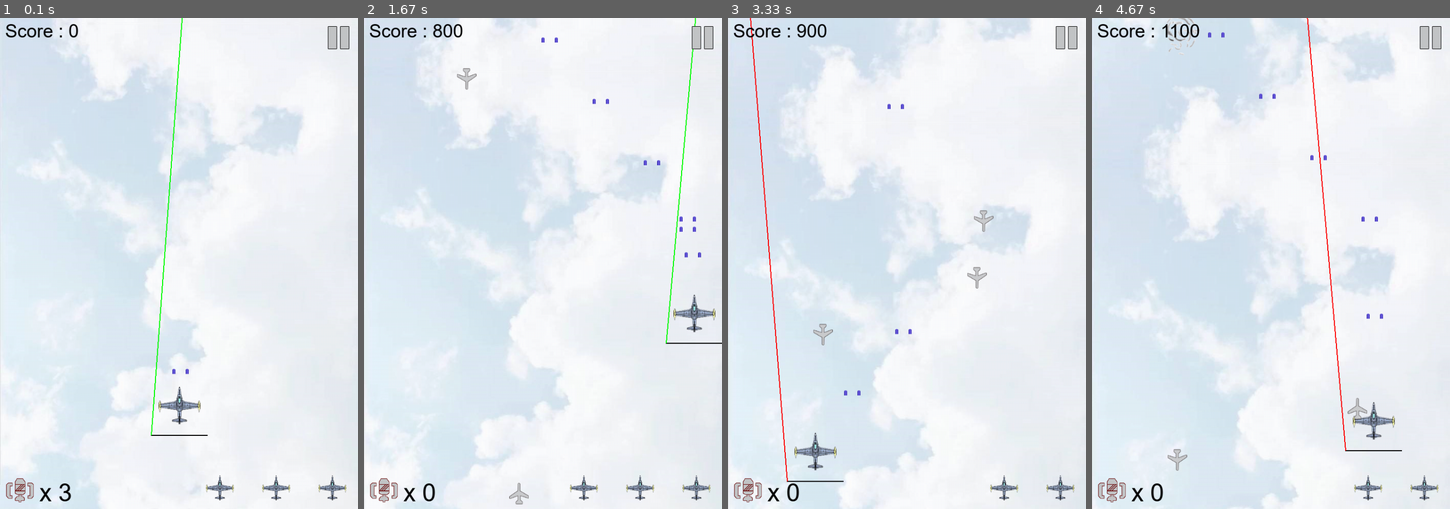
Above: before the commit, frames 1-4 (left to right).
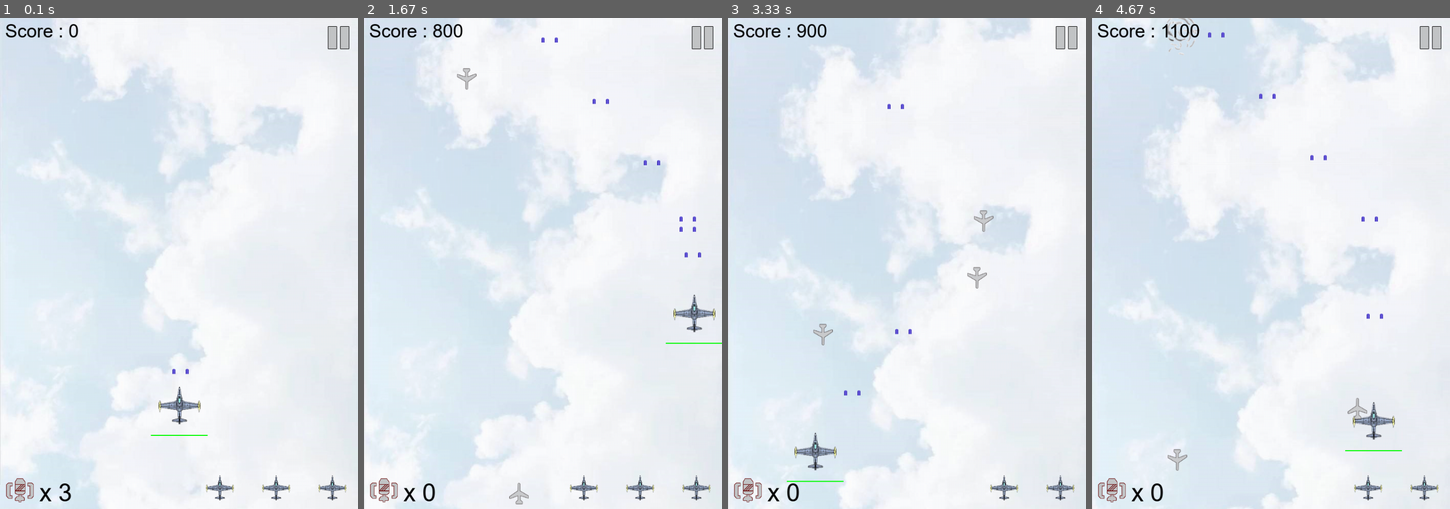
Above: after the commit, the same moments.

Repository: charlie-ccw/Pygame-project
Game: pygame game, started from main.py
Same seed, same stepped clock (60 frames per second), same inputs: the game is played once before the commit and once after it.
Inputs:
- Up to frame 1 (0.1 s): no input
- Up to frame 2 (1.67 s): tap Space at 0.33, 0.73, 1.03, 1.23, 1.57 s; hold D 0.67-1.13 s; hold W 1.17-1.47 s; hold D from 1.5 s (still down)
- Up to frame 3 (3.33 s): tap Space at 1.87, 2.07, 2.37, 2.63, 2.97, 3.27 s; release D at 1.97 s; hold A 2-2.53 s; hold S 2.57-2.87 s; hold A 2.9-3.3 s
- Up to frame 4 (4.67 s): hold W 3.33-3.7 s; tap Space at 3.4, 3.8, 4.1, 4.47 s; hold D 3.73-4.37 s; hold S from 4.4 s (still down)

The runs differ from the first frame. In frame 1, 0.4% of the frame differs, in the area x 42-59%, y 0-86%; in frame 2, 0.3%; in frame 3, 0.4%, in the area x 6-33%, y 0-95%; in frame 4, 0.4%.

Commit message:
myplane energy
fix the attributes of myplane and add the invincible time after each collision with enemy

Diff:
--- a/main.py
+++ b/main.py
@@ -395,17 +395,20 @@
             b55_down = pygame.sprite.spritecollide(myplane1, b55, False, pygame.sprite.collide_mask)
             if enemies_down and not myplane1.invincible:
                 myplane1.energy -= 1
+                pygame.time.set_timer(invincible_time, 1 * 1000)
                 if myplane1.energy == 0:
                     myplane1.active = False
                 for e in enemies_down:
                     e.active = False
             if enemy3_down and not myplane1.invincible:
                 myplane1.energy -= 1
+                pygame.time.set_timer(invincible_time, 1 * 1000)
                 if myplane1.energy == 0:
                     myplane1.active = False
                 e3.active = False
             if enemy2_down and not myplane1.invincible:
                 myplane1.energy -= 1
+                pygame.time.set_timer(invincible_time, 1 * 1000)
                 if myplane1.energy == 0:
                     myplane1.active = False
                 for m in enemy2_down:
@@ -457,14 +460,14 @@
                                  2)
                 # when the energy is bigger than 20%, it will be green. else, it will be red
                 energy_remain = myplane1.energy / myplane.Myplane.energy
-                if energy_remain > 0.4:
+                if energy_remain > 0.5:
                     energy_color = GREEN
                 else:
                     energy_color = RED
                 pygame.draw.line(screen, energy_color,\
                                  (myplane1.rect.left, myplane1.rect.bottom + 5),\
                                  (myplane1.rect.left + myplane1.rect.width * energy_remain,\
-                                 e3.rect.bottom + 5), 2)
+                                 myplane1.rect.bottom + 5), 2)
 
             else:
                 if not(delay % 3):
@@ -475,6 +478,8 @@
                         life_num -= 1
                         myplane1.reset()
                         pygame.time.set_timer(invincible_time, 3 * 1000)
+
+
 
             # here we draw the enemy bullet
             if bullet5.active:
--- a/myplane.py
+++ b/myplane.py
@@ -24,6 +24,7 @@
         self.active = True
         self.invincible = False
         self.mask = pygame.mask.from_surface(self.image)
+        self.energy = Myplane.energy
 
 
  # here we set the movement of my plane
@@ -58,4 +59,5 @@
                         (self.width - self.rect.width) // 2, \
                         self.height - self. rect.height - 60
         self.active = True
+        self.energy = Myplane.energy
         self.invincible = True
